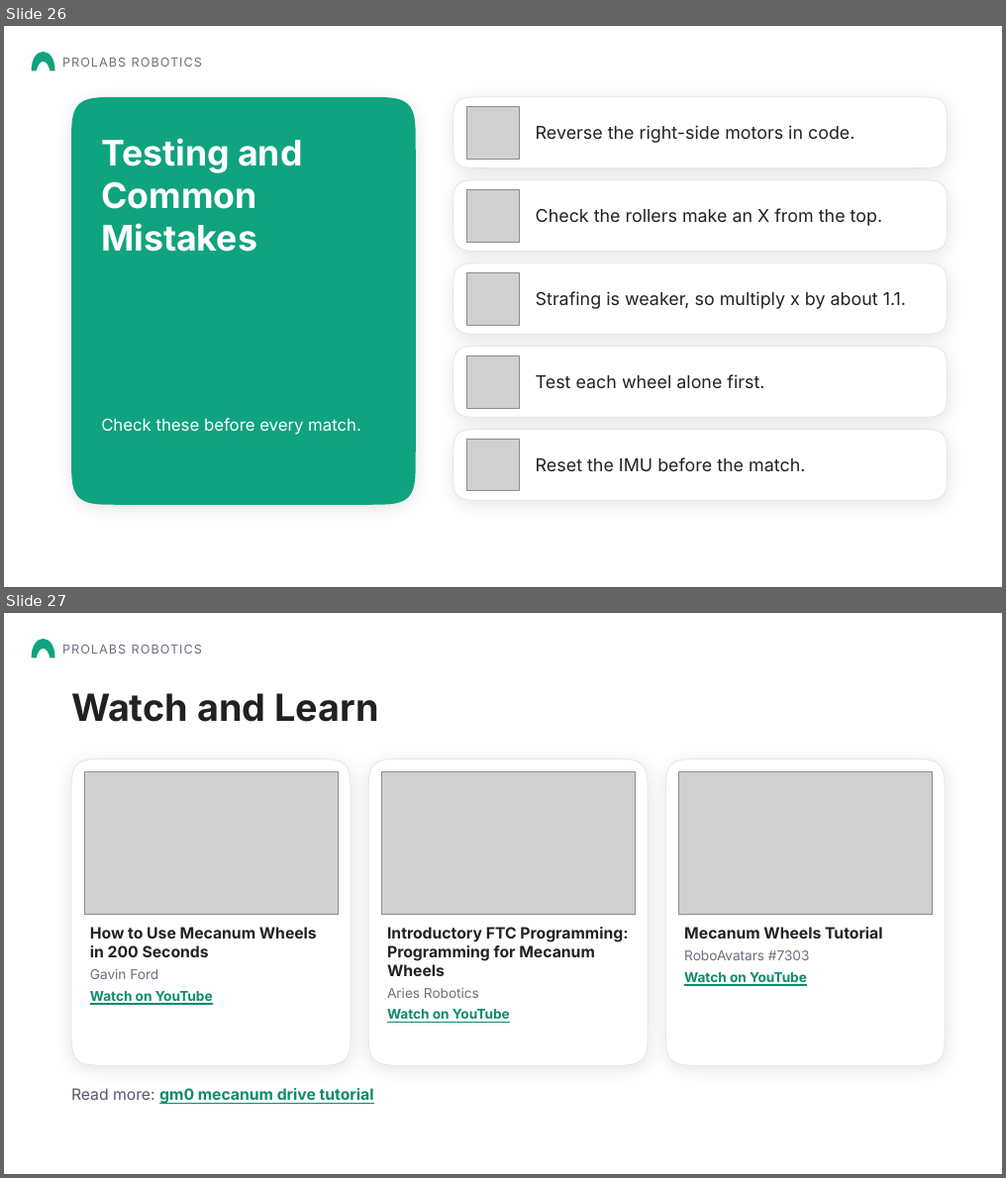
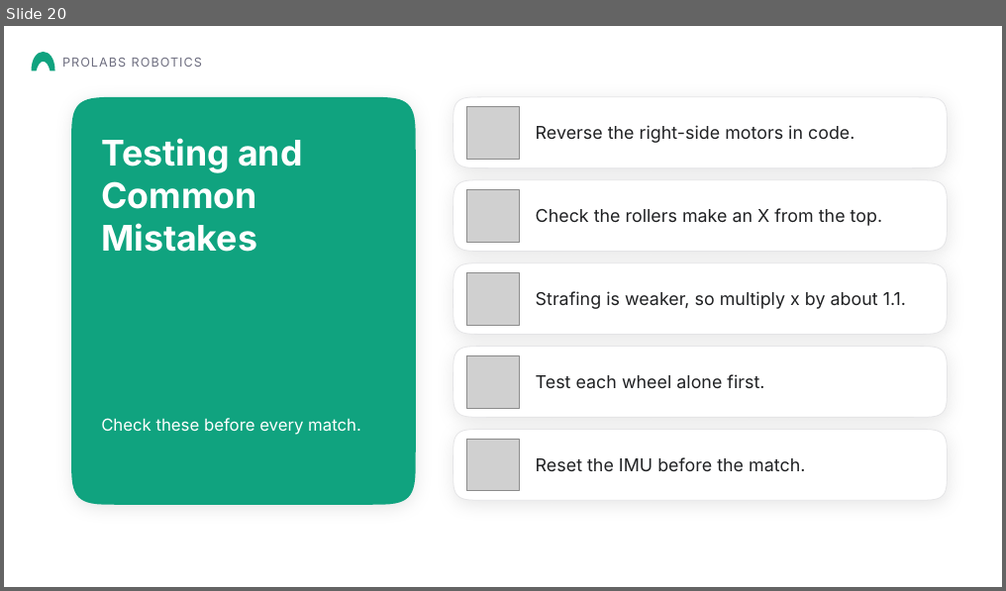
Before and after one commit to Aarav-111/FTC-Bangalore-Resources, a slide deck: FTC Chassis options/Mecanum Wheels Presentation.pptx. Shown one above the other, each under a label of ours: slides 26 and 27 before the commit, slide 20 after it. The pictures are 1006x1178 and 1006x591 pixels, drawn with LibreOffice and Linux fonts; fonts in the diff are those of the drawing; grey boxes stand for pictures; background and template pictures are left out. Boxes give left, top, right and bottom in pixels: in the first picture for what was removed or moved away, otherwise in the second. Text is boxed around its words. In the diff, an @@ line names an element or a change of style, - is before the commit and + after.

```diff
--- a/FTC Chassis options/Mecanum Wheels Presentation.pptx
+++ b/FTC Chassis options/Mecanum Wheels Presentation.pptx
@@ slide 27 removed at (4,613,1002,1174), background picture (left out) @@
@@ freeform shape removed at (31,640,54,658) @@
@@ text removed at (62,645,202,654) @@
-PROLABS ROBOTICS
@@ text removed at (71,693,378,722) @@
-Watch and Learn
@@ freeform shape removed at (71,759,350,1065) @@
@@ freeform shape removed at (368,759,648,1065) @@
@@ freeform shape removed at (665,759,945,1065) @@
@@ picture removed at (84,771,338,915) @@
@@ picture removed at (381,771,635,915) @@
@@ picture removed at (678,771,933,915) @@
@@ text removed at (90,927,317,1005) @@
-How to Use Mecanum Wheels in 200 Seconds
-Gavin Ford
-Watch on YouTube
@@ text removed at (387,927,628,1023) @@
-Introductory FTC Programming: Programming for Mecanum Wheels
-Aries Robotics
-Watch on YouTube
@@ text removed at (684,927,883,986) @@
-Mecanum Wheels Tutorial
-RoboAvatars #7303
-Watch on YouTube
@@ text removed at (71,1088,374,1104) @@
-Read more: gm0 mecanum drive tutorial
@@ what was slide 26 is now slide 20 @@
```
Also in this commit, not shown: 5 slides changed, 1 slide added, 6 other slides removed, 1 other file.
